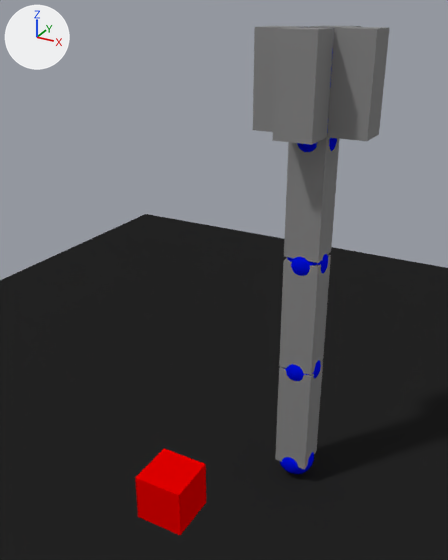
Before and after pictures for a commit that changed the Blender file blender/manipulator.blend.
Before and after are seen from a camera (50 mm lens) standing at (1.7, -4.49, 4.09) and looking at (-0.35, -0.75, 2.22). Every picture has the same lights, and +X, +Y and +Z are marked at upper left.

The first picture shows 'Arm_0', 'Arm_1', 'Arm_2', 'Finger_0', 'Finger_2', 'Finger_3', 'Plane', 'TargetPoint'.
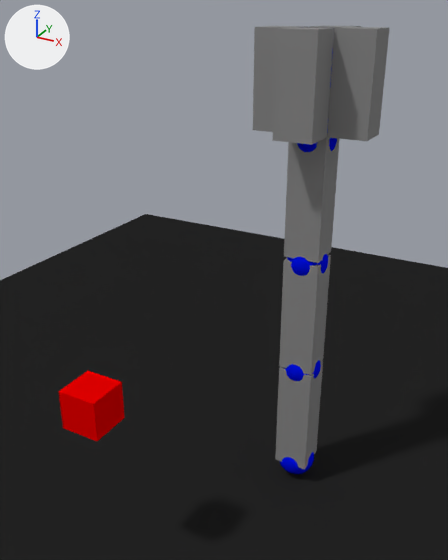
What changed in the scene script:
```text
Change ob_targetpoint:
    ob_targetpoint.location: (-0.053, -1.972, 1.311) -> (-0.934, -1.66, 1.465)
```

Pixel boxes [x1, y1, x2, y2] of what changed, in the pictures (448 x 560 px):
'TargetPoint', moved
    before: [135, 449, 206, 535]
    after: [58, 371, 125, 441]
